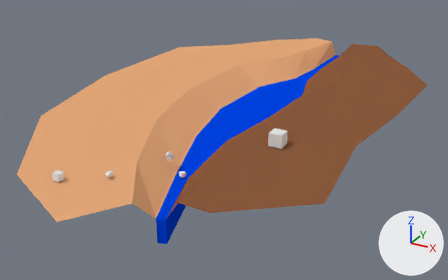
Renders of the Blender file game/level_1.blend from each side of a commit.
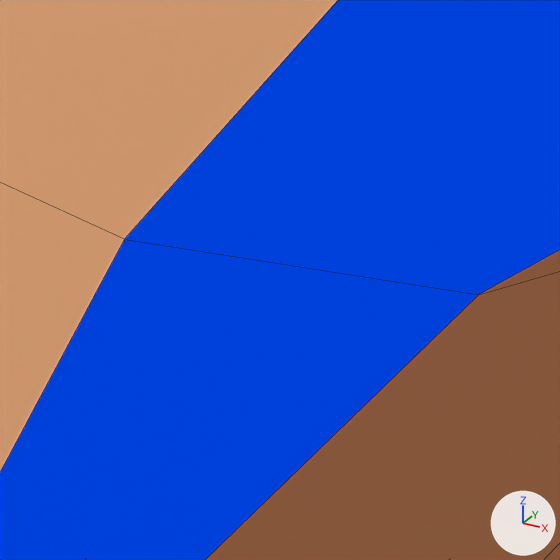
Old and new are each drawn whole from a camera (50 mm lens) standing at (87.0, -209.0, 79.0) and looking at (-7.3, -37.6, -6.7) and again close up on the part from 42% to 52% of the width and 41% to 58% of the height. Every picture has the same lights, and +X, +Y and +Z are marked at lower right. The close-ups show mesh edges as thin lines.

Script lines for the objects in view, before the commit:
```python
me_cube_002 = bpy.data.meshes.new('Cube.002')
me_cube_002.from_pydata(...)  # a box spanning x -1.0..1.0, y -1.0..1.0, z -1.0..1.0
me_plane_002 = bpy.data.meshes.new('Plane.002')
me_plane_002.from_pydata(...)  # 24 vertices, 14 faces; spans x -62.0..9.0, y -177.0..4.0, z 0.0..6.0
me_plane_002.materials.append(mat_material_003)  # beige #e7aa7a
me_plane_004 = bpy.data.meshes.new('Plane.004')
me_plane_004.from_pydata(...)  # 24 vertices, 14 faces; spans x 1.0..48.0, y -157.0..4.0, z 0.0..6.0
me_plane_004.materials.append(mat_material_002)  # brown #8b5b3e
ob_east_river_bank = bpy.data.objects.new('east river bank', me_plane_004)
ob_east_river_bank.location = (0.61, 54.15, 1.18)
ob_statue = bpy.data.objects.new('statue', me_cube_002)
ob_statue.location = (-16.27, -107.28, 8.27)
ob_west_river_bank = bpy.data.objects.new('west river bank', me_plane_002)
ob_west_river_bank.location = (0.61, 54.15, 1.18)
# also in view: 'river' at (-0.3, -23.9, -2.3)
```
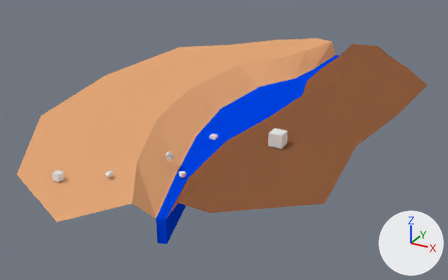
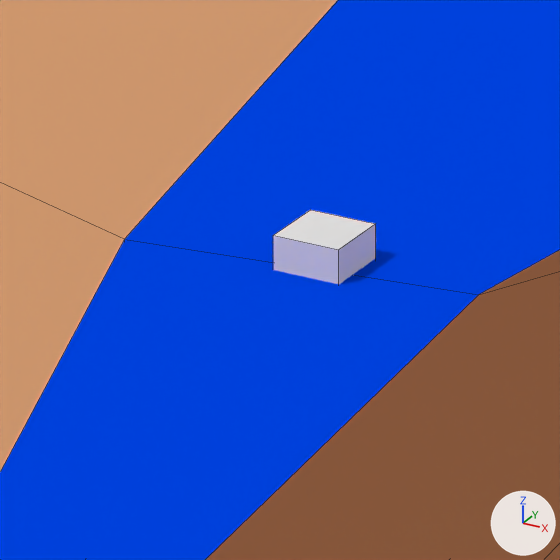
The change, as a diff of the scene's bpy script:
```diff
--- a/game/level_1.blend.py
+++ b/game/level_1.blend.py
@@ ob_whirlpool @@
+ob_whirlpool = bpy.data.objects.new('whirlpool', me_cube_002.copy())  # the mesh of ob_statue
+ob_whirlpool.location = (-2.18, -53.63, 1.18)
```

Pixel boxes [x1, y1, x2, y2] of what changed, in the close-ups (560 x 560 px):
'whirlpool', added
    after: [273, 210, 376, 284]
